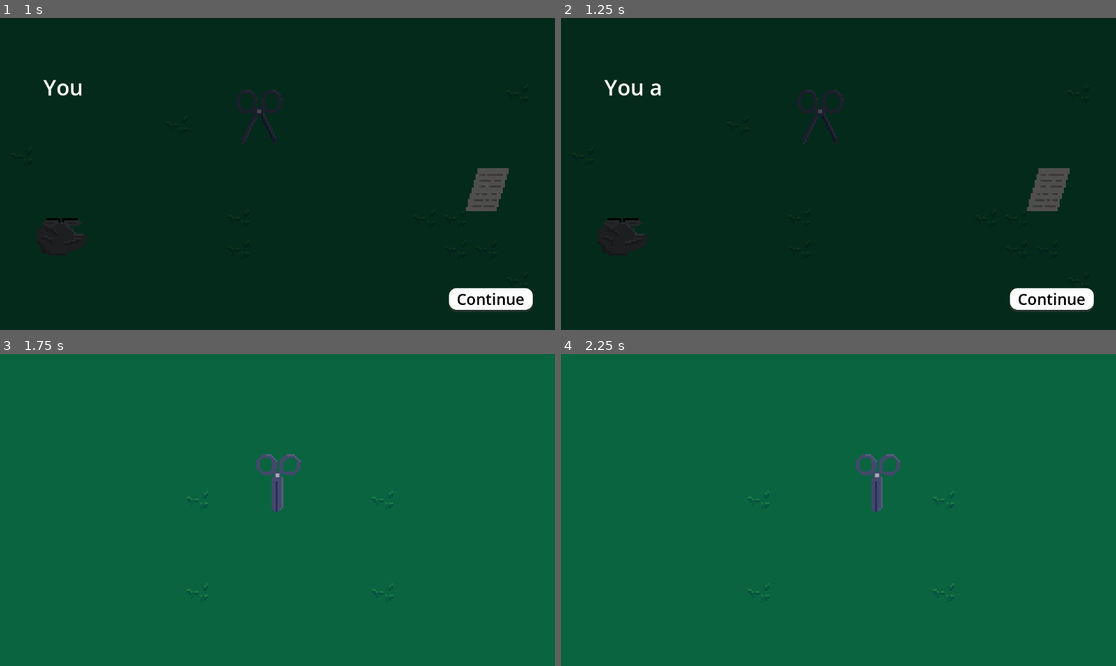
Above: before the commit, frames 1-4 (two rows, left to right).
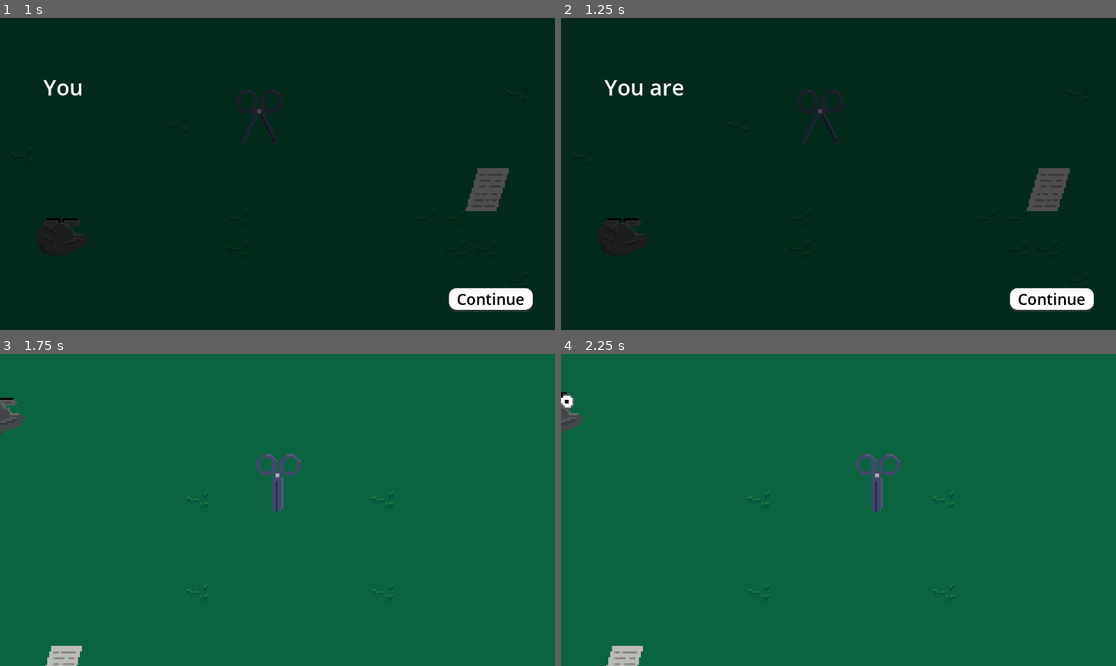
Above: after the commit, the same moments.

Repository: dat1010/walkingasscissors
Game: Godot game, scene res://scenes/main_menu.tscn
Two runs of this game, one before a commit and one after it. Both use one fixed random seed, a clock stepped at 60 frames per second and the inputs below.
Inputs:
- Up to frame 1 (1 s): click "Start Game" at 0.5 s
- Up to frame 2 (1.25 s): no input
- Up to frame 3 (1.75 s): click "Continue" at 1.25 s
- Up to frame 4 (2.25 s): hold Right (ui_right) from 2.03 s (still down); tap E (attack) at 2.1 s

Frame 1 is identical in both runs. In frame 2, less than 0.1% of the frame differs, in the area x 18-23%, y 20-25%; in frame 3, 0.7%; in frame 4, 0.7%, in the area x 0-15%, y 12-100%.

Commit message:
fixed main game rounds

Diff:
--- a/scenes/backstory.tscn
+++ b/scenes/backstory.tscn
@@ -26,7 +26,7 @@
 
 [sub_resource type="Animation" id="Animation_u054c"]
 resource_name = "type_writer"
-length = 19.0
+length = 13.0
 tracks/0/type = "value"
 tracks/0/imported = false
 tracks/0/enabled = true
@@ -34,7 +34,7 @@
 tracks/0/interp = 1
 tracks/0/loop_wrap = true
 tracks/0/keys = {
-"times": PackedFloat32Array(0, 19),
+"times": PackedFloat32Array(0, 13),
 "transitions": PackedFloat32Array(1, 1),
 "update": 0,
 "values": [0.0, 1.0]
--- a/scrips/game_manager.gd
+++ b/scrips/game_manager.gd
@@ -7,7 +7,7 @@
 @export var spawn_min: Vector2 = Vector2(-150, -150)
 @export var spawn_max: Vector2 = Vector2(150, 150)
 
-var current_round: int = 0
+var current_round: int = 1
 var enemies_alive: int = 0
 var game_active: bool = true
 
